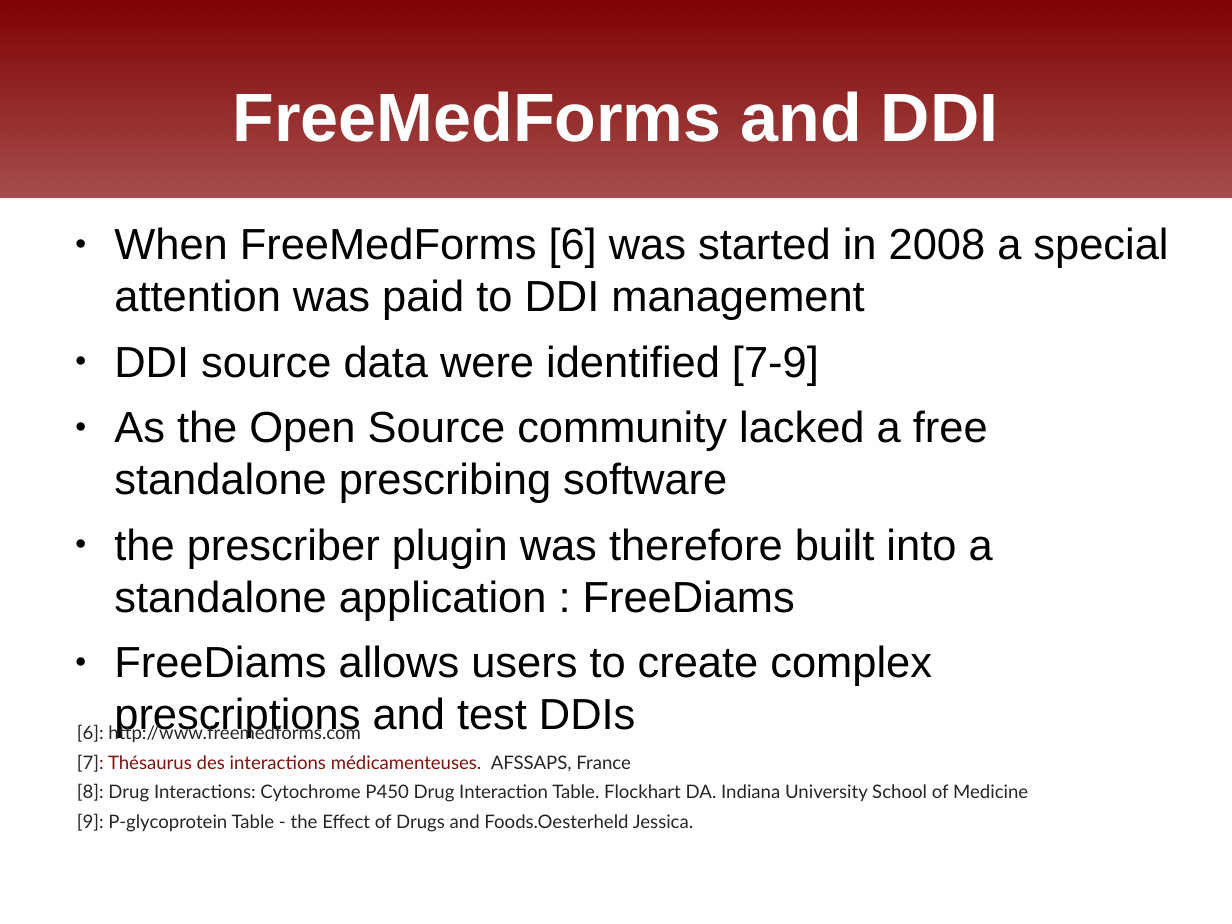
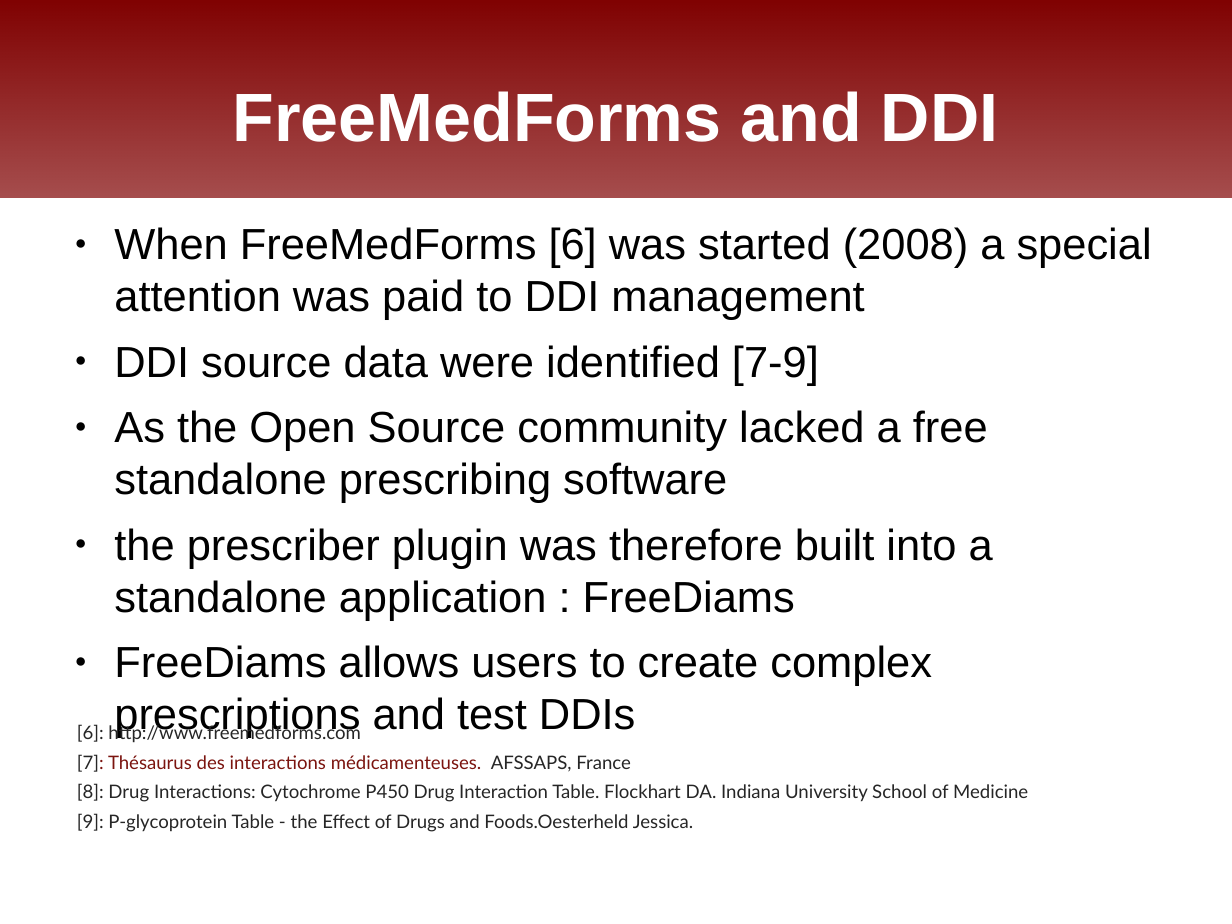
Before and after one commit to FreeHealth/freehealth, a slide deck: slide 7 of science/freemedforms_fosdem2011.odp. Drawn at 1232x924 pixels with LibreOffice and Linux fonts; fonts in the diff are those of the drawing; background and template pictures are left out. Boxes give left, top, right and bottom in pixels: in the first picture for what was removed or moved away, otherwise in the second. Text is boxed around its words. In the diff, an @@ line names an element or a change of style, - is before the commit and + after.

```diff
--- a/science/freemedforms_fosdem2011.odp
+++ b/science/freemedforms_fosdem2011.odp
@@ text at [114, 227, 1152, 320]: text changed @@
-● When FreeMedForms [6] was started in 2008 a special attention was paid to DDI management
+● When FreeMedForms [6] was started (2008) a special attention was paid to DDI management
```
Also in this commit, not shown: 5 other slides changed, 2 slides removed.
